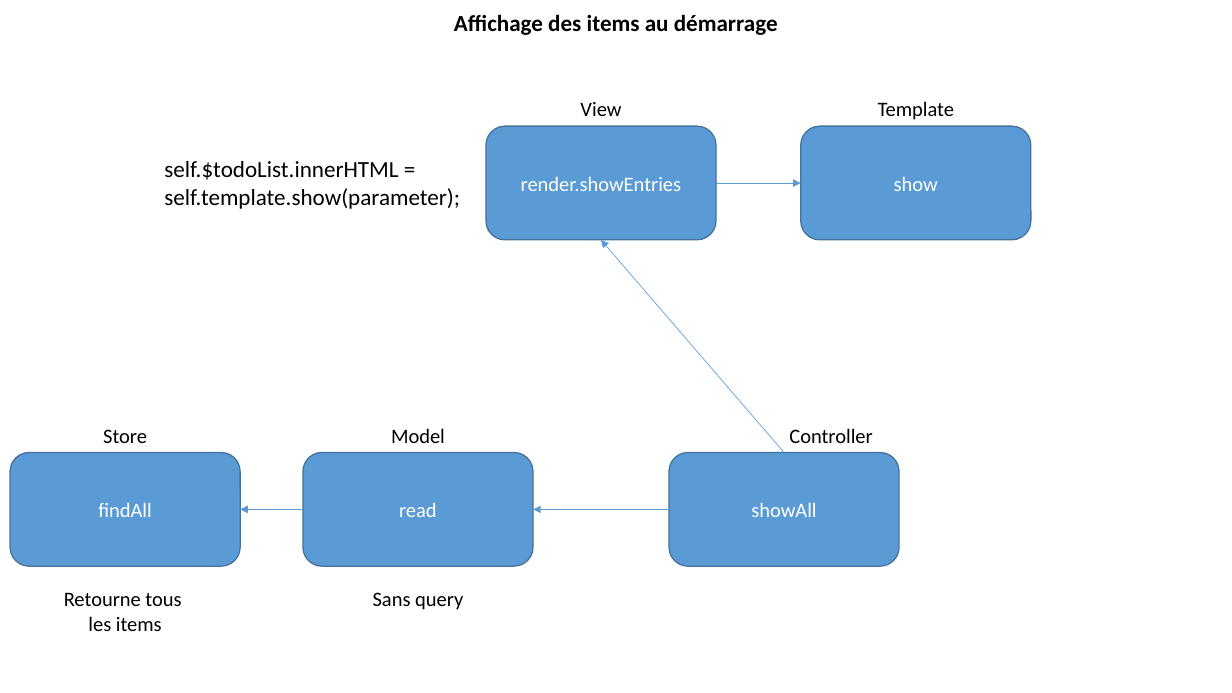
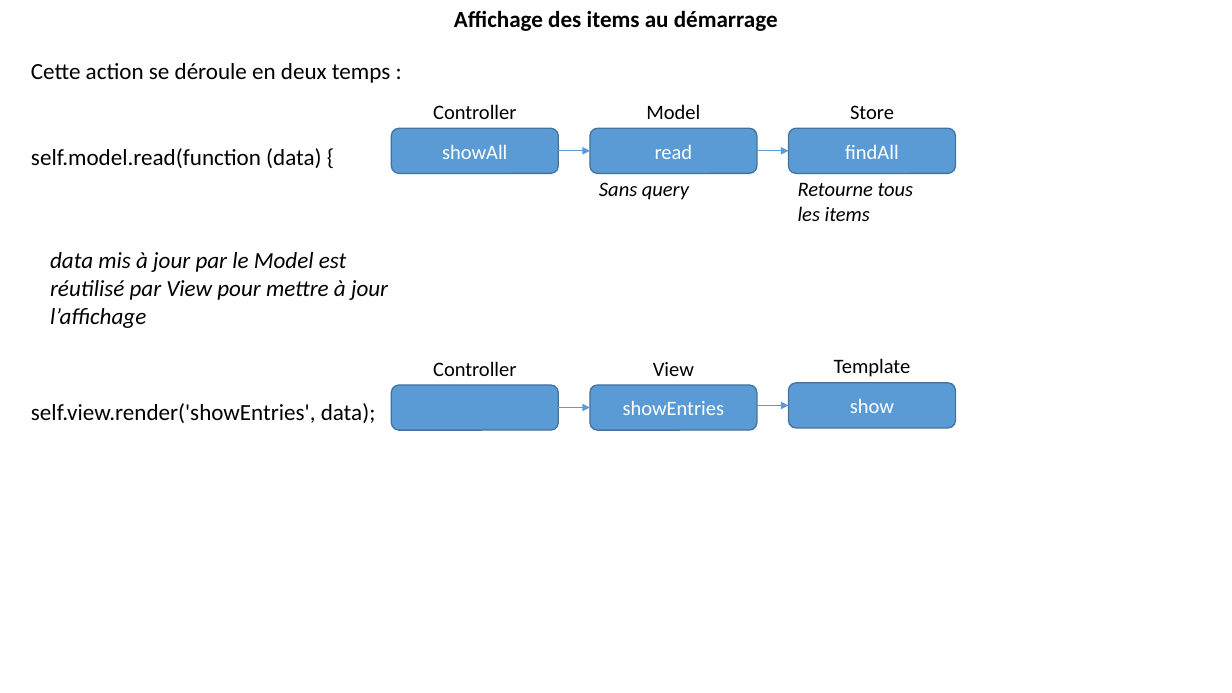
Before and after one commit to DesignGreg/Projet8-OpenClassRooms, a slide deck: slide 1 of Documentations - étape 4/Doc technique - schémas/Affichage des items.pptx. Drawn at 1232x693 pixels with LibreOffice and Linux fonts; fonts in the diff are those of the drawing. Boxes give left, top, right and bottom in pixels: in the first picture for what was removed or moved away, otherwise in the second. Text is boxed around its words. In the diff, an @@ line names an element or a change of style, - is before the commit and + after.

```diff
--- a/Documentations - étape 4/Doc technique - schémas/Affichage des items.pptx
+++ b/Documentations - étape 4/Doc technique - schémas/Affichage des items.pptx
@@ text "Affichage des items au démarrage" moved from (x1=454, y1=14, x2=778, y2=35) to (x1=454, y1=10, x2=778, y2=31) @@
@@ text added at (x1=31, y1=63, x2=390, y2=83), 18 pt, text #000000 @@
+Cette action se déroule en deux temps :
@@ text "Controller" moved from (x1=789, y1=428, x2=872, y2=443) to (x1=433, y1=104, x2=516, y2=119) @@
@@ text "Model" moved from (x1=391, y1=428, x2=445, y2=443) to (x1=646, y1=104, x2=700, y2=119) @@
@@ text "Store" moved from (x1=103, y1=429, x2=147, y2=443) to (x1=850, y1=105, x2=894, y2=119) @@
@@ text added at (x1=31, y1=148, x2=321, y2=168), 18 pt, text #000000 @@
+self.model.read(function (data) {
@@ rounded rectangle "showAll" resized from (x1=669, y1=453, x2=899, y2=567) to (x1=392, y1=128, x2=559, y2=174) @@
@@ rounded rectangle "read" resized from (x1=303, y1=453, x2=533, y2=567) to (x1=590, y1=128, x2=757, y2=174) @@
@@ rounded rectangle "findAll" resized from (x1=10, y1=453, x2=240, y2=567) to (x1=788, y1=128, x2=956, y2=174) @@
@@ text removed at (x1=164, y1=161, x2=460, y2=209) @@
-self.$todoList.innerHTML = self.template.show(parameter);
@@ arrow added from (558, 151) to (590, 151), #5B9BD5 0.5 pt @@
@@ text "Sans query" moved from (x1=373, y1=592, x2=463, y2=610) to (x1=599, y1=182, x2=689, y2=200) @@
@@ text "Sans query" at (x1=599, y1=182, x2=689, y2=200): italic on; alignment centre to left @@
@@ arrow moved from (716, 183) - (801, 183) to (757, 151) - (788, 151) @@
@@ text "Retourne tous" at (x1=798, y1=183, x2=914, y2=221): italic on; alignment centre to left @@
@@ text "Retourne tous" moved from (x1=64, y1=593, x2=181, y2=631) to (x1=798, y1=183, x2=914, y2=221) @@
@@ text added at (x1=50, y1=252, x2=388, y2=328), 18 pt, text #000000, italic @@
+data mis à jour par le Model est réutilisé par View pour mettre à jour l’affichage
@@ arrow removed from (785, 453) to (601, 240) @@
@@ text "View" moved from (x1=580, y1=102, x2=621, y2=116) to (x1=653, y1=362, x2=694, y2=376) @@
@@ text "Template" moved from (x1=878, y1=101, x2=955, y2=120) to (x1=834, y1=358, x2=911, y2=377) @@
@@ rounded rectangle added at (x1=392, y1=385, x2=559, y2=431), fill #5B9BD5, outline #43739E 1 pt @@
@@ text added at (x1=433, y1=361, x2=516, y2=376), 16 pt, text #000000 @@
+Controller
@@ rounded rectangle "showEntries" resized from (x1=486, y1=127, x2=716, y2=240) to (x1=590, y1=385, x2=757, y2=431) @@
@@ rounded rectangle "show" resized from (x1=801, y1=127, x2=1031, y2=240) to (x1=788, y1=383, x2=956, y2=428) @@
@@ text added at (x1=31, y1=403, x2=376, y2=423), 18 pt, text #000000 @@
+self.view.render('showEntries', data);
@@ arrow added from (558, 408) to (590, 408), #5B9BD5 0.5 pt @@
@@ text in rounded rectangle at (x1=623, y1=400, x2=724, y2=415): text changed @@
-render.showEntries
+showEntries
@@ arrow added from (757, 406) to (788, 406), #5B9BD5 0.5 pt @@
@@ arrow removed from (303, 509) to (240, 509) @@
@@ arrow removed from (669, 509) to (533, 509) @@
```
Also in this commit, not shown: 1 other file.
